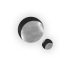
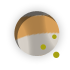
Revision of a layered 70x70 image; what changed, layer by layer:
added layer "Shape 1" above "level4" over [40, 34, 60, 58]
added layer "level4" above "level3" over [14, 11, 60, 56]
renamed "Shape 1" to "level3", hid it, painted on it over [17, 16, 53, 50]
